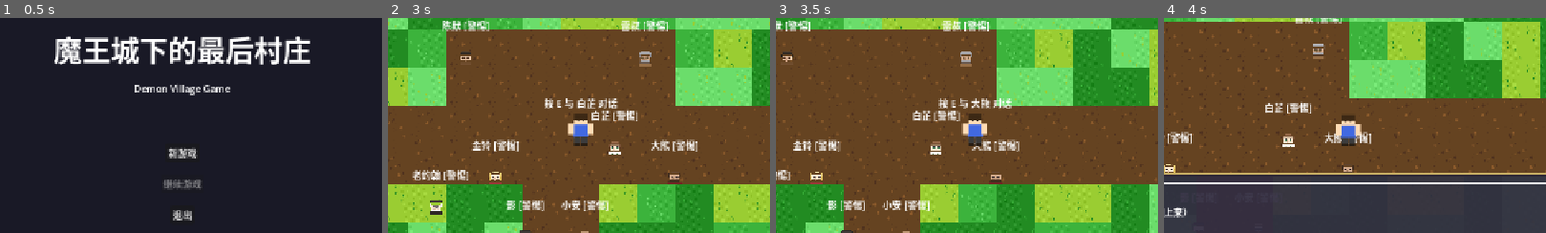
Above: before the commit, frames 1-4 (left to right).
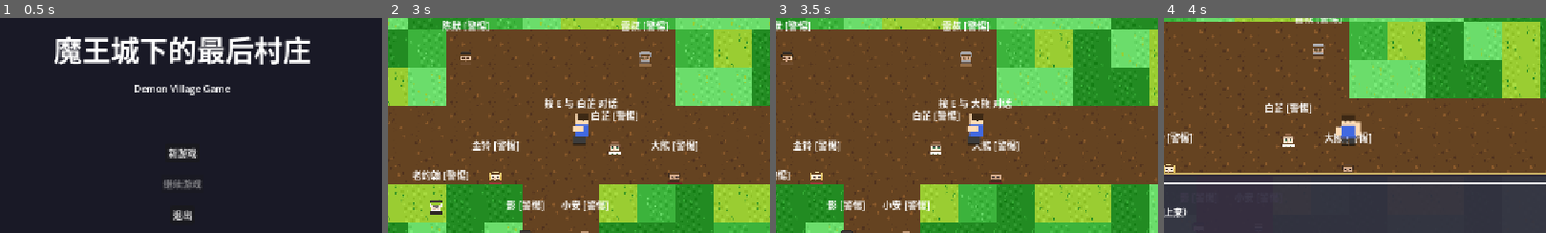
Above: after the commit, the same moments.

Repository: JCVBoss/demon_village_game
Game: Godot game, scene res://scenes/Main.tscn
Two runs of this game, one before a commit and one after it. Both use one fixed random seed, a clock stepped at 60 frames per second and the inputs below.
Inputs:
- Up to frame 1 (0.5 s): no input
- Up to frame 2 (3 s): click "新游戏" at 0.5 s; click "菜单" at 1.25 s; click "继续游戏" at 2 s; tap Enter (ui_accept) at 2.75 s; hold D (move_right) from 2.78 s (still down); hold Shift (run) from 2.78 s (still down)
- Up to frame 3 (3.5 s): keep holding D (move_right); keep holding Shift (run); tap Enter (ui_accept) at 3.02 s
- Up to frame 4 (4 s): release D (move_right) at 3.53 s; release Shift (run) at 3.53 s; hold S (move_down) from 3.53 s (still down); tap E (interact) at 3.6 s; tap Enter (ui_accept) at 3.77 s; tap Shift (run) at 3.8 s
The pictures show only the part of the screen within x 26-76%, y 25-75%; the shares and areas given below are measured in that part.

Frame 1 is identical in both runs. In frame 2, 0.4% of the frame differs, in the area x 47-54%, y 40-60%; in frame 3, 0.4%, in the area x 48-56%, y 40-60%; in frame 4, less than 0.1%.

Commit message:
fix: 恢复玩家 8 方向动画系统
- 恢复 AnimatedSprite2D 替代静态 Sprite2D
- 恢复 _update_animation() 函数实现
- 使用 player_spriteframes.tres (4方向行走 + 4方向待机)
- AnimatedSprite2D scale=2 保持与 NPC 大小一致

Co-Authored-By: Claude Opus 4.6 <noreply@anthropic.com>

Diff:
--- a/code/scenes/characters/Player.tscn
+++ b/code/scenes/characters/Player.tscn
@@ -1,7 +1,7 @@
 [gd_scene load_steps=4 format=3 uid="uid://cplayer001"]
 
 [ext_resource type="Script" path="res://scripts/characters/Player.gd" id="1_player"]
-[ext_resource type="Texture2D" uid="uid://dvrdyp4qdfrs0" path="res://assets/sprites/characters/player/down_frame0.png" id="2_texture"]
+[ext_resource type="SpriteFrames" uid="uid://q1r2s3t4u5v6w" path="res://resources/characters/player_spriteframes.tres" id="2_frames"]
 
 [sub_resource type="CircleShape2D" id="CircleShape2D_collision"]
 radius = 16.0
@@ -17,8 +17,10 @@
 [node name="CollisionShape2D" type="CollisionShape2D" parent="."]
 shape = SubResource("CircleShape2D_collision")
 
-[node name="Sprite2D" type="Sprite2D" parent="."]
-texture = ExtResource("2_texture")
+[node name="AnimatedSprite2D" type="AnimatedSprite2D" parent="."]
+sprite_frames = ExtResource("2_frames")
+animation = "idle_down"
+autoplay = "idle_down"
 scale = Vector2(2, 2)
 
 [node name="InteractionArea" type="Area2D" parent="."]
--- a/code/scripts/characters/Player.gd
+++ b/code/scripts/characters/Player.gd
@@ -29,7 +29,7 @@
 var last_movement_direction: Vector2 = Vector2.DOWN
 
 # ==================== 节点引用 ====================
-@onready var sprite: Sprite2D = $Sprite2D
+@onready var animated_sprite: AnimatedSprite2D = $AnimatedSprite2D
 @onready var interaction_area: Area2D = $InteractionArea
 @onready var interaction_label: Label = $InteractionLabel
 
@@ -184,13 +184,19 @@
 		return
 	current_state = new_state
 	movement_state_changed.emit(new_state)
-	# TODO: 更新动画
-	# _update_animation()
+	_update_animation()
 
 
 func _update_animation() -> void:
-	# 暂时禁用动画更新
-	pass
+	if not animated_sprite:
+		return
+
+	var anim_name = _get_animation_name()
+
+	if animated_sprite.animation != anim_name:
+		animated_sprite.play(anim_name)
+
+	animated_sprite.speed_scale = 1.5 if is_running else 1.0
 
 
 func _get_animation_name() -> String:
Not shown, added: code/scripts/core/EventTriggerSystem.gd.uid
Not shown, added: code/scripts/core/SaveSystem.gd.uid
Not shown, added: code/scripts/core/TileMapManager.gd.uid
